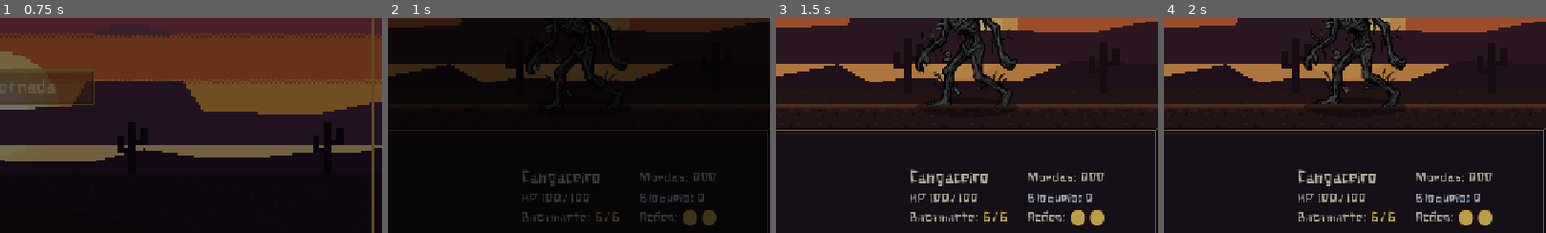
Above: before the commit, frames 1-4 (left to right).
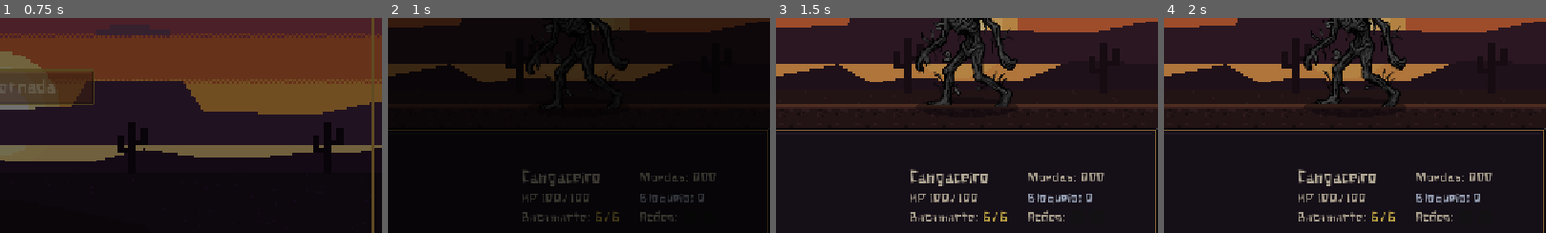
Above: after the commit, the same moments.

Repository: InkoLHP/Peleja
Game: Godot game, scene res://scenes/main_menu.tscn
Same seed, same stepped clock (60 frames per second), same inputs: the game is played once before the commit and once after it.
Inputs (mouse positions are % of the whole screen's width and height, from its top left):
- Up to frame 1 (0.75 s): tap Enter (ui_accept) at 0.5 s; move the mouse to (72, 45) at 0.52 s; hold D (nav_right) from 0.53 s (still down); tap Backspace at 0.6 s; click (72, 45) at 0.67 s
- Up to frame 2 (1 s): keep holding D (nav_right); tap Enter (ui_accept) at 0.77 s
- Up to frame 3 (1.5 s): release D (nav_right) at 1.25 s; drag from (30, 55) to (45, 70) at 1.27 s
- Up to frame 4 (2 s): no input
The pictures show only the part of the screen within x 50-100%, y 36-86%; the shares and areas given below are measured in that part.

Frame 1 is identical in both runs. In frame 2, 0.4% of the frame differs, in the area x 77-86%, y 89-97%; in frame 3, 0.5%; in frame 4, 0.5%.
Error after the commit: Invalid access to property or key 'moedas' on a base object of type 'Node (game_state.gd)'. (res://scripts/combat/combat_manager.gd:216)

Commit message:
Update combat_manager.gd

Diff:
--- a/game-jam+/scripts/combat/combat_manager.gd
+++ b/game-jam+/scripts/combat/combat_manager.gd
@@ -50,6 +50,7 @@
 @onready var enemy_sprite: PlaceholderCharacter = $Arena/EnemySprite
 @onready var enemy_name_label: Label = $Arena/EnemyNameLabel
 @onready var enemy_hp_bar: Control = $Arena/EnemyHpBar
+@onready var info_moedas: Label = $BottomPanel/Margin/Row/InfoBox/StatusGrid/Moedas
 @onready var enemy_hp_fill: ColorRect = $Arena/EnemyHpBar/Fill
 @onready var intent_icon: IntentIcon = $Arena/EnemyIntent/IntentRow/IntentIcon
 @onready var intent_value: Label = $Arena/EnemyIntent/IntentRow/IntentValue
@@ -99,6 +100,7 @@
 var _action_points := 0
 var _ap_dots: Array[Panel] = []
 var _sub_buttons: Array[Button] = []
+var rng = RandomNumberGenerator.new()
 ## Command skill resources, loaded once.
 var _skill_cache: Dictionary = {}
 
@@ -211,6 +213,7 @@
 	_enemy.block_changed.connect(_on_enemy_block_changed)
 
 	enemy_name_label.text = enemy_name
+	info_moedas.text = "Moedas: %d" % [GameState.moedas]
 	info_hp.text = "HP %d/%d" % [_player.hp, _player.max_hp]
 	info_block.text = "Bloqueio: %d" % _player.block
 
@@ -642,6 +645,7 @@
 ## --- outcome ----------------------------------------------------------------------
 
 func _win() -> void:
+	GameState.add_moedas(rng.randf_range(4, 13))
 	_state = State.VICTORY
 	_menu_mode = MenuMode.COMMAND
 	_close_submenu()
@@ -694,6 +698,7 @@
 func _refresh_hud() -> void:
 	info_hp.text = "HP %d/%d" % [_player.hp, _player.max_hp]
 	info_block.text = "Bloqueio: %d" % _player.block
+	info_moedas.text = "Moedas: %d" % [GameState.moedas]
 	_refresh_command_buttons()
 	end_turn_button.disabled = _state != State.PLAYER_TURN
 	_update_action_points()
